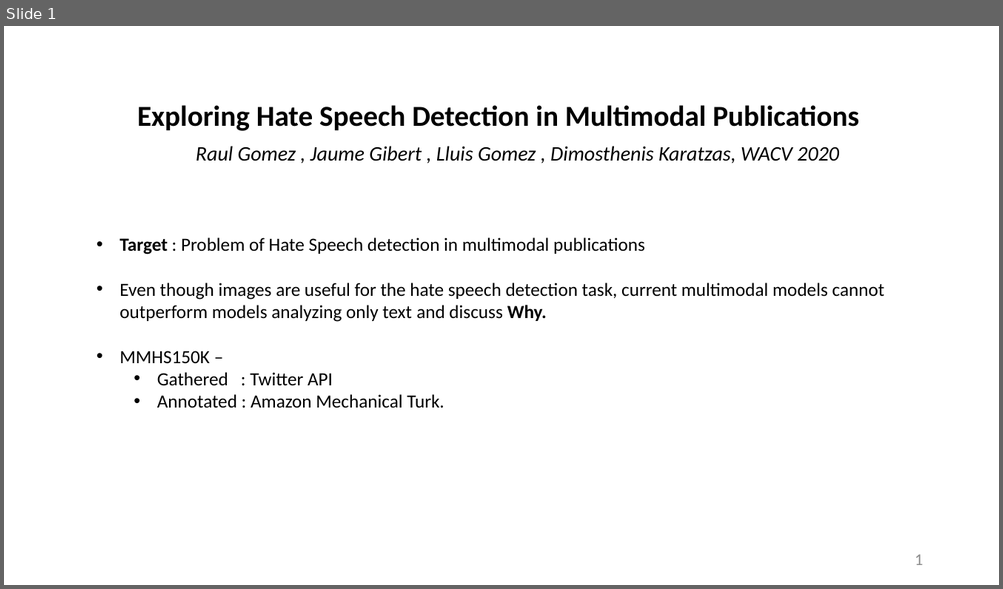
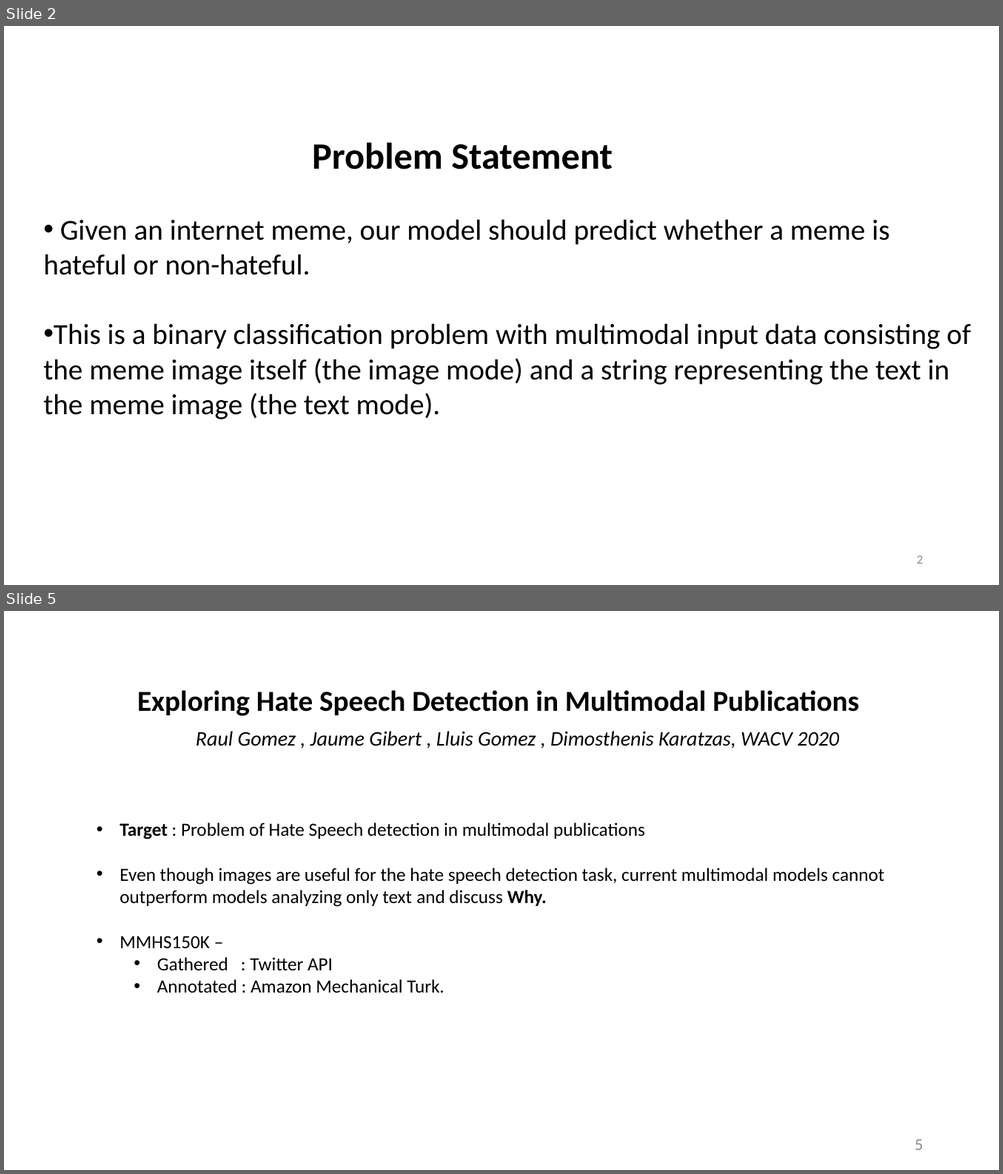
Before and after one commit to VarunBohara/Mini-Project-Documents, a slide deck: Review - 1.pptx. Shown one above the other, each under a label of ours: slide 1 before the commit, slides 2 and 5 after it; the slides between them are not shown. The pictures are 1003x589 and 1003x1174 pixels, drawn with LibreOffice and Linux fonts; fonts in the diff are those of the drawing. Boxes give left, top, right and bottom in pixels: in the first picture for what was removed or moved away, otherwise in the second. Text is boxed around its words. In the diff, an @@ line names an element or a change of style, - is before the commit and + after.

```diff
--- a/Review - 1.pptx
+++ b/Review - 1.pptx
@@ slide 2 added at (4, 26, 999, 585), background #FFFFFF @@
@@ text added at (43, 142, 970, 420), 28 pt, text #000000 @@
+Problem Statement
+• Given an internet meme, our model should predict whether a meme is hateful or non-hateful.
+• This is a binary classification problem with multimodal input data consisting of the meme image itself (the image mode) and a string representing the text in the meme image (the text mode).
@@ page number added at (916, 556, 922, 564), 12 pt, text #8C8C8C @@
+2
@@ what was slide 1 is now slide 5 @@
@@ page number at (914, 1139, 922, 1150): text changed @@
-1
+5
```
Also in this commit, not shown: 3 slides changed, 6 other slides added.
